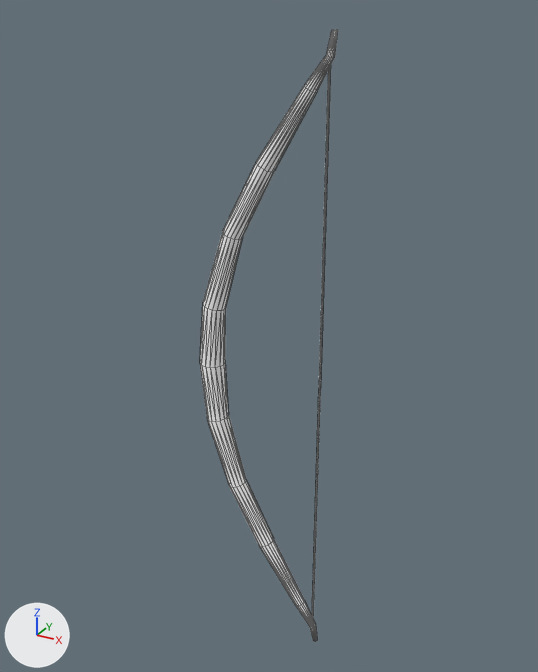
Two versions of the glTF model apps/client/src/props/art-study/source-natural-bow/natural-bow-quiet.glb, one commit apart.
One viewpoint serves both versions: a 50 mm camera at (0.645, -1.141, 1.28) aimed at (-0.001, 0.033, 0.693). The lights are fixed; the arrows at lower left show +X, +Y and +Z. The first picture is the older version. Mesh edges are drawn as thin lines. Where no turn or scale is listed for an object, it has been applied to the vertices.

In view in the first picture: 'natural-bow-quiet runtime mesh'.
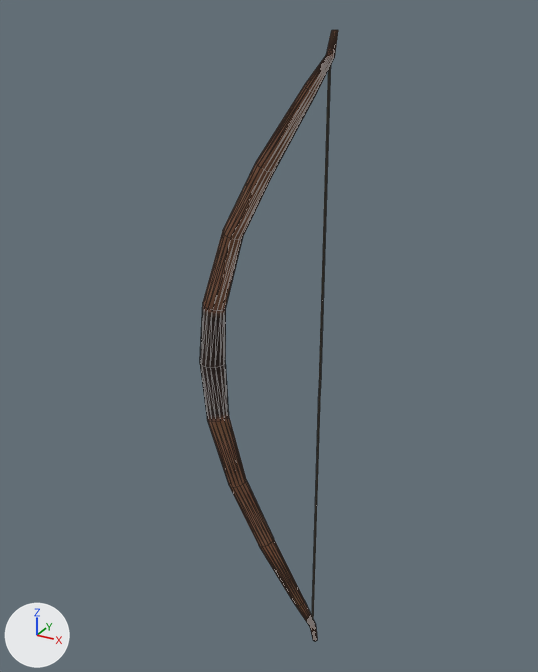
Boxes (x1, y1, x2, y2) around the edits, measured in the pictures (538 x 672 px):
```json
{"object": "natural-bow-quiet runtime mesh", "change": "recoloured", "before": [200, 30, 338, 641], "after": [200, 30, 338, 641]}
```

Scene script edits in JSON lines:
```json
{"op": "add", "block": "img_bow01d", "code": ["img_bow01d = load_image('bow01D', '_unpacked/bow01D', 128, 256, 'sRGB')"]}
{"op": "add", "block": "mat_bow_bowarrowquiver_albedo", "code": ["mat_bow_bowarrowquiver_albedo = principled_material('bow bowarrowquiver albedo')", "mat_bow_bowarrowquiver_albedo.texture = img_bow01d", "mat_bow_bowarrowquiver_albedo.roughness = 0.9"]}
{"block": "me_circle_001", "where": "me_circle_001.from_pydata(...)  # 222 vertices, 432 faces; spans x -0.05..0.227, y -0.026..0.026, z -0.625..0.625"}
{"op": "remove", "block": "me_circle_001", "code": "me_circle_001.materials.append(mat_bowarrowquiver)  # white #ffffff"}
{"op": "add", "block": "me_circle_001", "code": "me_circle_001.materials.append(mat_bow_bowarrowquiver_albedo)  # picture img_bow01d"}
```
